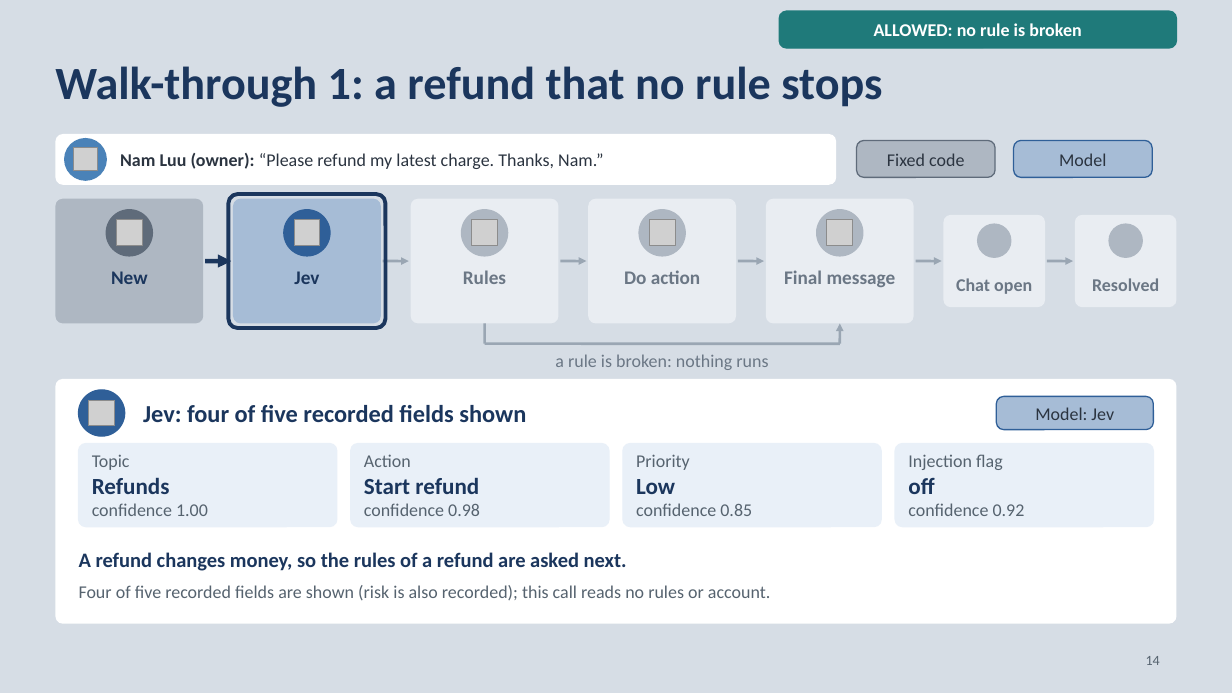
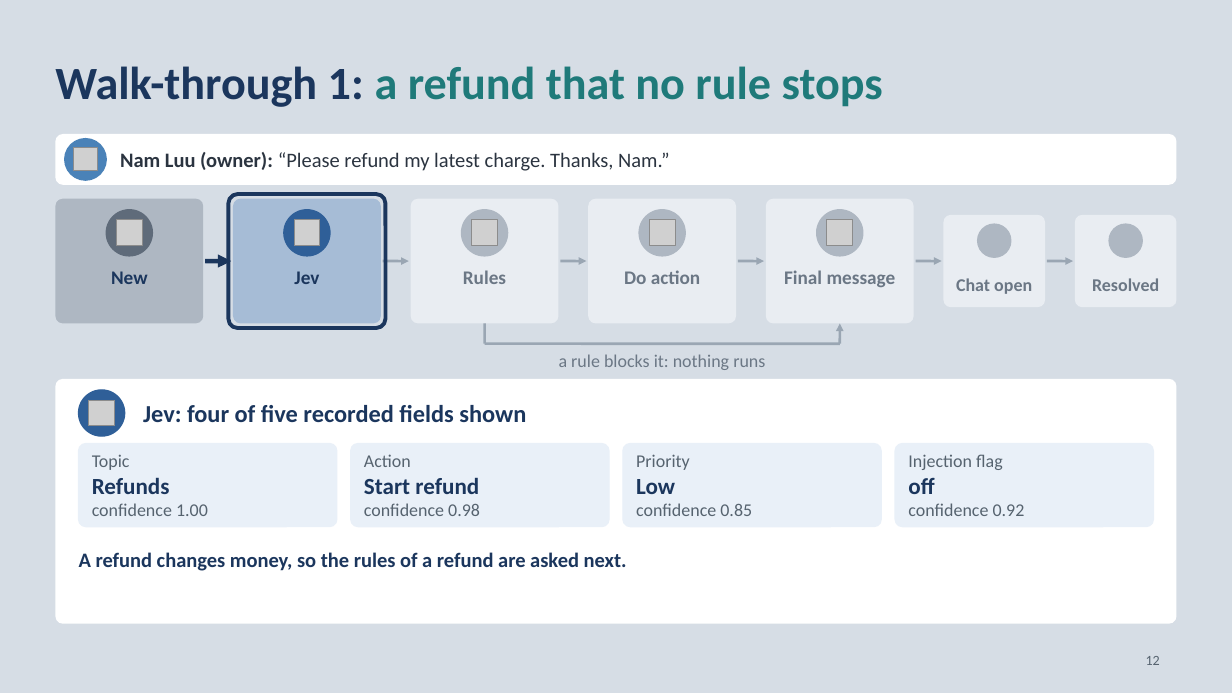
Before and after one commit to neilonthesky/english-presentation, a slide deck: slide 12 of slides/deck.pptx (slide 14 before the commit). Drawn at 1232x693 pixels with LibreOffice and Linux fonts; fonts in the diff are those of the drawing; grey boxes stand for pictures; background and template pictures are left out. Boxes give left, top, right and bottom in pixels: in the first picture for what was removed or moved away, otherwise in the second. Text is boxed around its words. In the diff, an @@ line names an element or a change of style, - is before the commit and + after.

```diff
--- a/slides/deck.pptx
+++ b/slides/deck.pptx
@@ rounded rectangle removed at (779,11,1177,48) @@
-ALLOWED: no rule is broken
@@ text "Walk-through 1: a refund that ..." at (55,66,883,107): text colour #1B365D to #1F7A7A in "a refund that no rule stops" @@
@@ rounded rectangle: place and size @@
-rounded rectangle at (55,134,836,185)
+rounded rectangle at (55,134,1177,185)
@@ text "Nam Luu (owner): “Please refund ..." at (120,152,670,171): size 14 to 16 pt @@
@@ rounded rectangle removed at (857,140,995,177) @@
-Fixed code
@@ rounded rectangle removed at (1014,140,1153,177) @@
-Model
@@ text at (559,354,765,370): text changed @@
-a rule is broken: nothing runs
+a rule blocks it: nothing runs
@@ rounded rectangle removed at (996,396,1153,430) @@
-Model: Jev
@@ text removed at (79,585,770,600) @@
-Four of five recorded fields are shown (risk is also recorded); this call reads no rules or account.
@@ page number at (1146,656,1160,665): text changed @@
-14
+12
```
Also in this commit, not shown: 18 other slides changed, 1 slide added, 5 slides removed, 9 other files.
